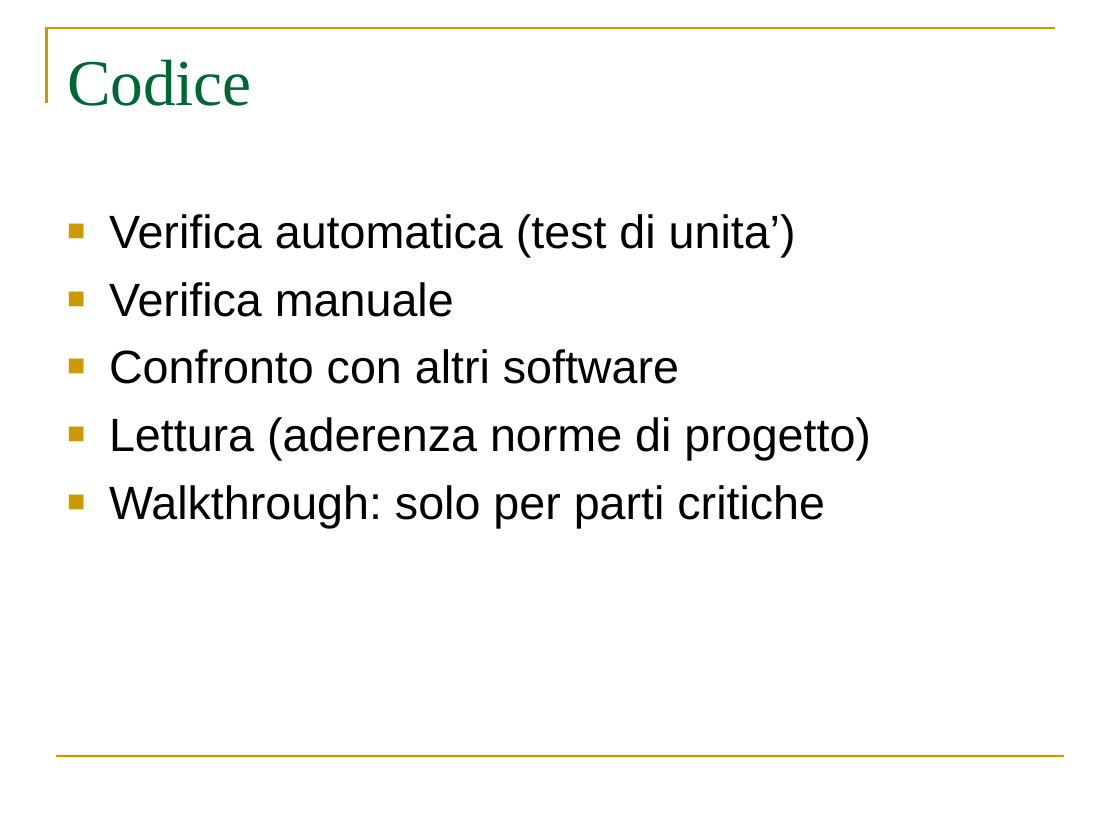
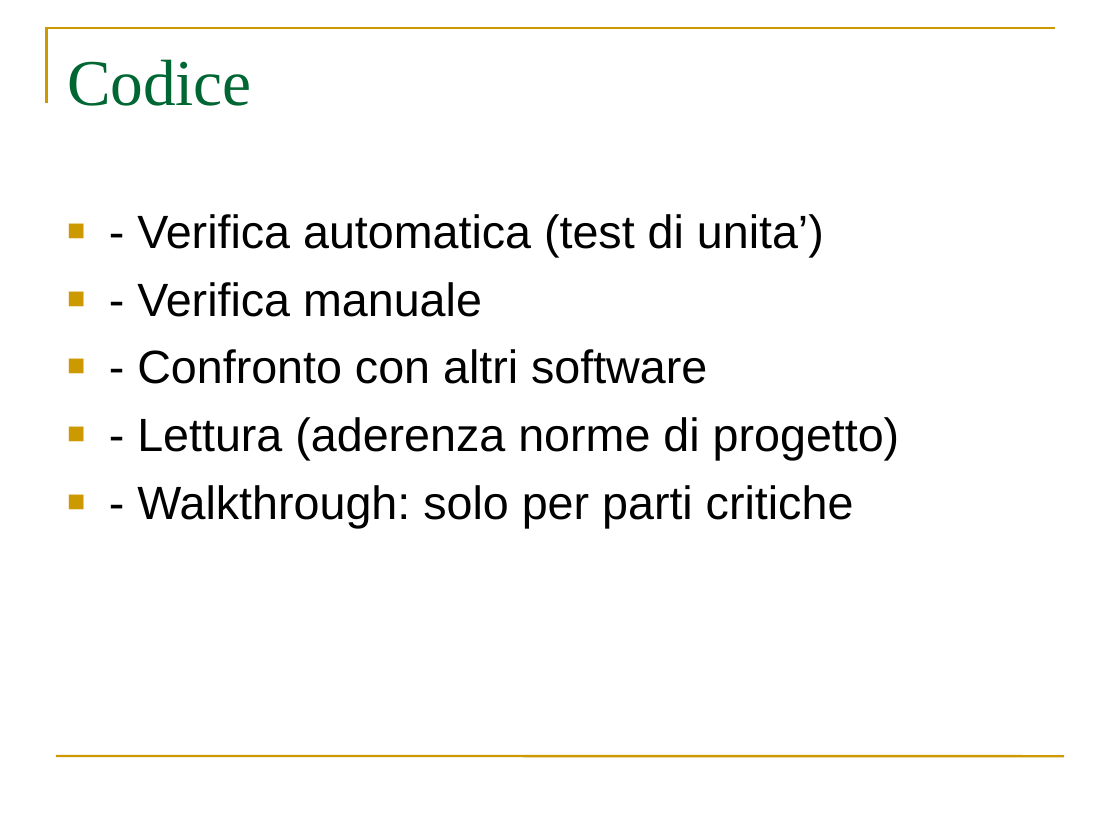
Before and after one commit to webshape/ajaxdraw, a slide deck: slide 40 of doc/PresentazioneRR/PresentazioneRR.ppt. Drawn at 1120x840 pixels with LibreOffice and Linux fonts; fonts in the diff are those of the drawing. Boxes give left, top, right and bottom in pixels: in the first picture for what was removed or moved away, otherwise in the second. Text is boxed around its words. In the diff, an @@ line names an element or a change of style, - is before the commit and + after.

```diff
--- a/doc/PresentazioneRR/PresentazioneRR.ppt
+++ b/doc/PresentazioneRR/PresentazioneRR.ppt
@@ text at bbox=[137, 214, 900, 528]: text changed @@
-■ Verifica automatica (test di unita’)
-■ Verifica manuale
-■ Confronto con altri software
-■ Lettura (aderenza norme di progetto)
-■ Walkthrough: solo per parti critiche
+■ - Verifica automatica (test di unita’)
+■ - Verifica manuale
+■ - Confronto con altri software
+■ - Lettura (aderenza norme di progetto)
+■ - Walkthrough: solo per parti critiche
```
Also in this commit, not shown: 19 other slides changed, 1 other file.
